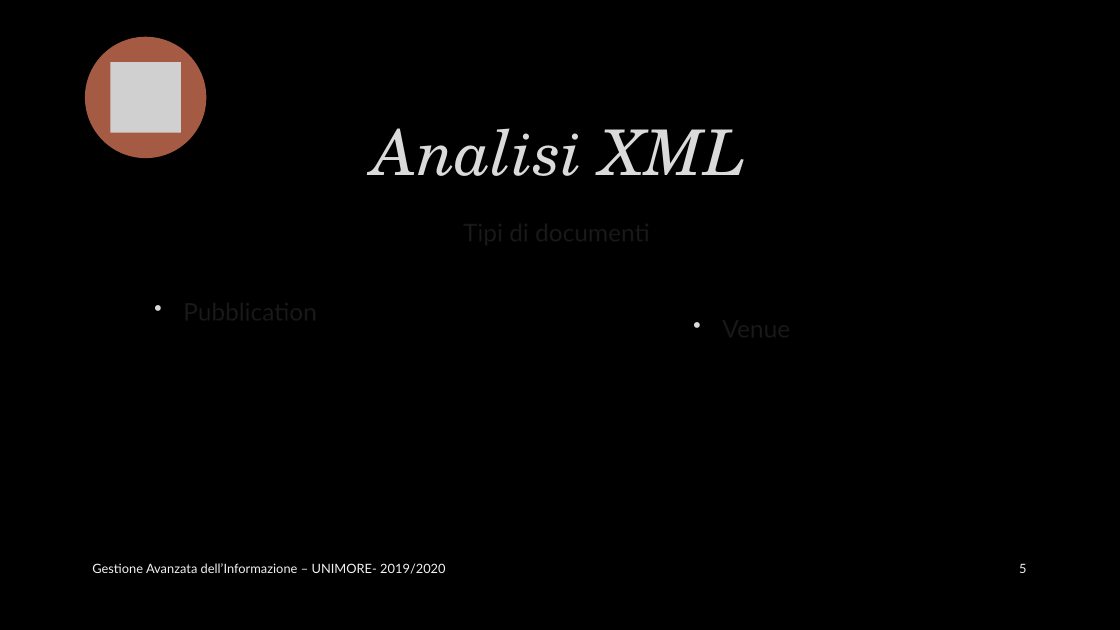
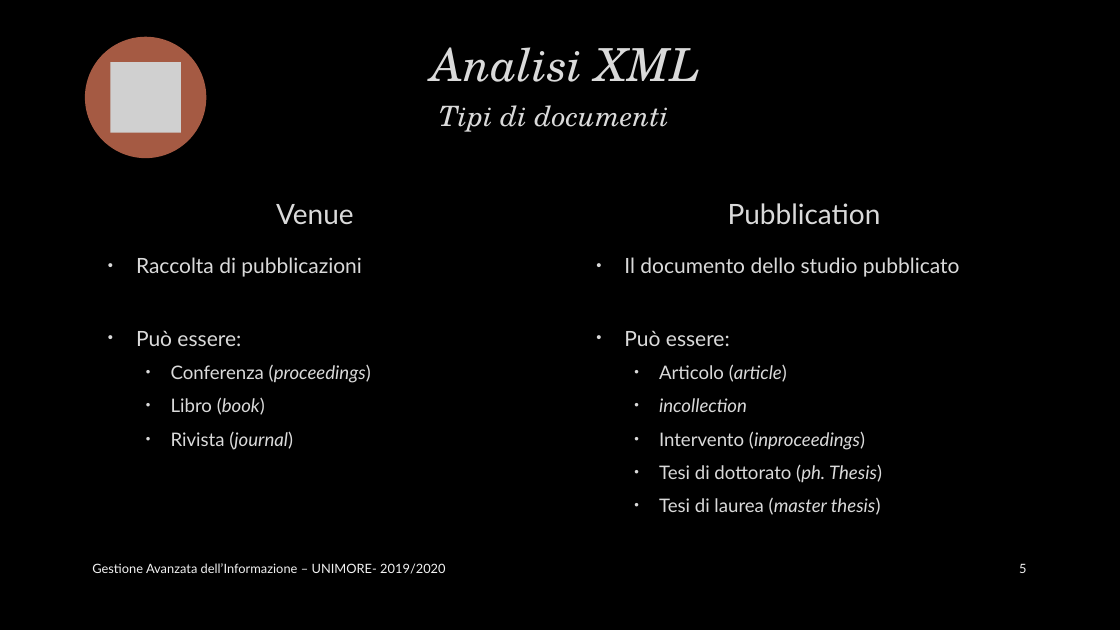
Before and after one commit to marcopiccinni/Search-Engine-for-DBLP, a slide deck: slide 5 of Doc-it.pptx. Drawn at 1120x630 pixels with LibreOffice and Linux fonts; fonts in the diff are those of the drawing; grey boxes stand for pictures; background and template pictures are left out. Boxes give left, top, right and bottom in pixels: in the first picture for what was removed or moved away, otherwise in the second. Text is boxed around its words. In the diff, an @@ line names an element or a change of style, - is before the commit and + after.

```diff
--- a/Doc-it.pptx
+++ b/Doc-it.pptx
@@ text "Analisi XML": place and size @@
-text "Analisi XML" at [373,128,746,176]
+text "Analisi XML" at [431,47,701,82]
@@ text "Analisi XML" at [431,47,701,82]: size 54 to 39 pt; vertical alignment bottom to middle @@
@@ title "Tipi di documenti": place and size @@
-title "Tipi di documenti" at [126,210,993,307]
+title "Tipi di documenti" at [439,105,669,132]
@@ title "Tipi di documenti" at [439,105,669,132]: size 21 to 24 pt, font Lato to TeX Gyre Schola, text colour #FFFFFF to #DADADA, italic on; line spacing 1.1 to 0.9; less space between paragraphs; vertical alignment top to middle @@
@@ text "Venue": place and size @@
-text "Venue" at [682,306,1120,370]
+text "Venue" at [276,204,354,225]
@@ text "Venue" at [276,204,354,225]: size 21 to 24 pt, text colour #FFFFFF to #DADADA; vertical alignment top to bottom @@
@@ text "Pubblication" at [728,203,881,225]: size 21 to 24 pt, text colour #FFFFFF to #DADADA; vertical alignment top to bottom @@
@@ text "Pubblication": place and size @@
-text "Pubblication" at [144,289,581,569]
+text "Pubblication" at [728,203,881,225]
@@ text added at [136,257,371,450], 16 pt, text #DADADA @@
+• Raccolta di pubblicazioni
+• Può essere:
+  • Conferenza (proceedings)
+  • Libro (book)
+  • Rivista (journal)
@@ text added at [624,257,960,515], 16 pt, text #DADADA @@
+• Il documento dello studio pubblicato
+• Può essere:
+  • Articolo (article)
+  • incollection
+  • Intervento (inproceedings)
+  • Tesi di dottorato (ph. Thesis)
+  • Tesi di laurea (master thesis)
```
Also in this commit, not shown: 5 other slides changed, 1 other file.
